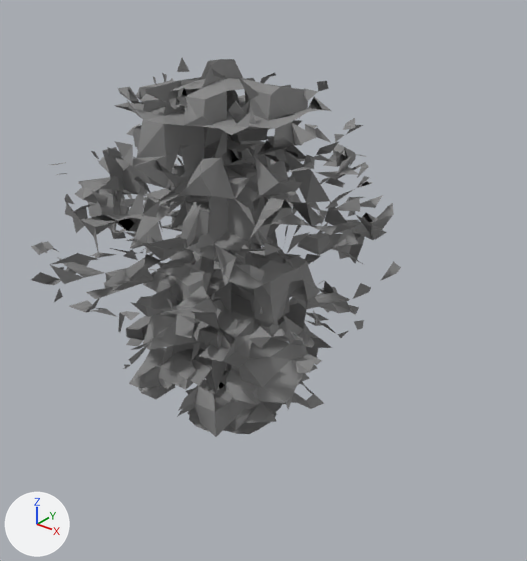
One commit to the glTF model public/models/trees.glb: the scene before it, then after it.
Both versions are drawn from a 50 mm camera at (118.5, -132.9, 125.8) aimed at (9.7, 3.2, 41.5). The lights are fixed; the arrows at lower left show +X, +Y and +Z. The first picture is the older version. Where no turn or scale is listed for an object, it has been applied to the vertices.

Before the edit, the objects in view are built like this:
```python
me_mesh_1 = bpy.data.meshes.new('Mesh_1')
me_mesh_1.from_pydata(...)  # 540 vertices, 862 faces; spans x -47.6..47.6, y -43.5..43.5, z -48.7..48.7
# faces by material slot: [76, 562, 224]
me_mesh_1.materials.append(mat_trunk)  # grey #888888
me_mesh_1.materials.append(mat_foliage)  # grey #888888
me_mesh_1.materials.append(mat_snow)  # grey #888888
me_mesh_2 = bpy.data.meshes.new('Mesh_2')
me_mesh_2.from_pydata(...)  # 456 vertices, 1142 faces; spans x -28.6..28.6, y -27.8..27.8, z -46.1..46.1
# faces by material slot: [62, 865, 215]
me_mesh_2.materials.append(mat_trunk)  # grey #888888
me_mesh_2.materials.append(mat_foliage)  # grey #888888
me_mesh_2.materials.append(mat_snow)  # grey #888888
me_mesh_3 = bpy.data.meshes.new('Mesh_3')
me_mesh_3.from_pydata(...)  # 905 vertices, 1036 faces; spans x -45.9..45.9, y -43.9..43.9, z -49.1..49.1
# faces by material slot: [119, 770, 147]
me_mesh_3.materials.append(mat_trunk)  # grey #888888
me_mesh_3.materials.append(mat_foliage)  # grey #888888
me_mesh_3.materials.append(mat_snow)  # grey #888888
ob_tree_chile = bpy.data.objects.new('tree_chile', me_mesh_1)
ob_tree_chile.location = (0.0, 0.0, 48.9)
ob_tree_colorado = bpy.data.objects.new('tree_colorado', me_mesh_2)
ob_tree_colorado.location = (0.8, -0.1, 46.2)
ob_tree_japan = bpy.data.objects.new('tree_japan', me_mesh_3)
ob_tree_japan.location = (1.1, -0.4, 49.4)
# also in view: 'tree_bc' at (0.1, -0.1, 47.0)
```
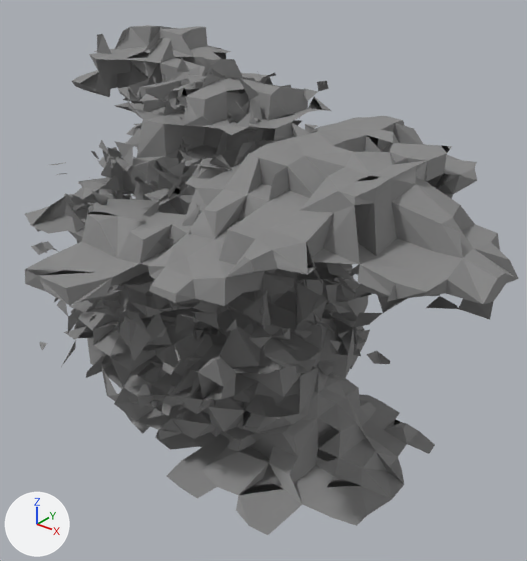
Changed parts and their boxes (x1, y1, x2, y2) in the pictures (527 x 561 px):
'tree_nz', added: after (25, 25, 519, 535)
    faces in mat_foliage (grey #888888): (25, 26, 519, 535)
    faces in mat_snow (grey #888888): (25, 25, 517, 351)
'tree_swiss', added: after (71, 89, 372, 450)
    faces in mat_foliage (grey #888888): (74, 89, 372, 450)
    faces in mat_snow (grey #888888): (71, 90, 366, 370)
'tree_vermont', added (mostly hidden): after (39, 57, 391, 416)
    faces in mat_foliage (grey #888888): (39, 57, 391, 416)
    faces in mat_snow (grey #888888): (40, 74, 334, 376)
'tree_colorado', unchanged, covered by the edit: before (126, 91, 332, 437); after (137, 272, 306, 437)
'tree_japan', unchanged, covered by the edit: before (31, 58, 387, 434); after (31, 58, 363, 373)
'tree_bc', unchanged, covered by the edit: before (141, 75, 324, 431); after (143, 75, 323, 403)

The change, as a diff of the scene's bpy script:
```diff
--- a/public/models/trees.glb.py
+++ b/public/models/trees.glb.py
@@ me_mesh_8 @@
+me_mesh_8.from_pydata(...)  # 973 vertices, 2854 faces; spans x -41.1..41.1, y -41.3..41.3, z -46.5..46.5
+# faces by material slot: [50, 2347, 457]
+me_mesh_8.materials.append(mat_trunk)  # grey #888888
+me_mesh_8.materials.append(mat_foliage)  # grey #888888
+me_mesh_8.materials.append(mat_snow)  # grey #888888
@@ me_mesh_7 @@
+me_mesh_7.from_pydata(...)  # 861 vertices, 1063 faces; spans x -48.2..48.2, y -46.9..46.9, z -48.8..48.8
+# faces by material slot: [129, 759, 175]
+me_mesh_7.materials.append(mat_trunk)  # grey #888888
+me_mesh_7.materials.append(mat_foliage)  # grey #888888
+me_mesh_7.materials.append(mat_snow)  # grey #888888
@@ me_mesh_4 @@
+me_mesh_4.from_pydata(...)  # 1028 vertices, 2771 faces; spans x -78.0..78.0, y -57.0..57.0, z -49.0..49.0
+# faces by material slot: [31, 2018, 722]
+me_mesh_4.materials.append(mat_trunk)  # grey #888888
+me_mesh_4.materials.append(mat_foliage)  # grey #888888
+me_mesh_4.materials.append(mat_snow)  # grey #888888
@@ ob_tree_swiss @@
+ob_tree_swiss = bpy.data.objects.new('tree_swiss', me_mesh_8)
+ob_tree_swiss.location = (0.1, 0.3, 46.5)
@@ ob_tree_vermont @@
+ob_tree_vermont = bpy.data.objects.new('tree_vermont', me_mesh_7)
+ob_tree_vermont.location = (0.1, 2.0, 48.9)
@@ ob_tree_nz @@
+ob_tree_nz = bpy.data.objects.new('tree_nz', me_mesh_4)
+ob_tree_nz.location = (-0.5, -0.1, 49.1)
```
